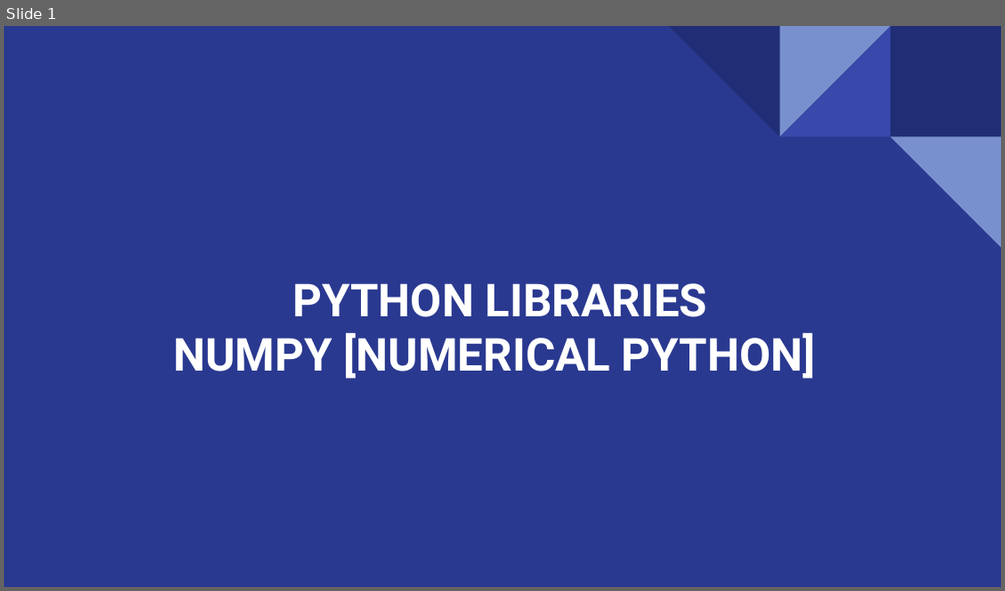
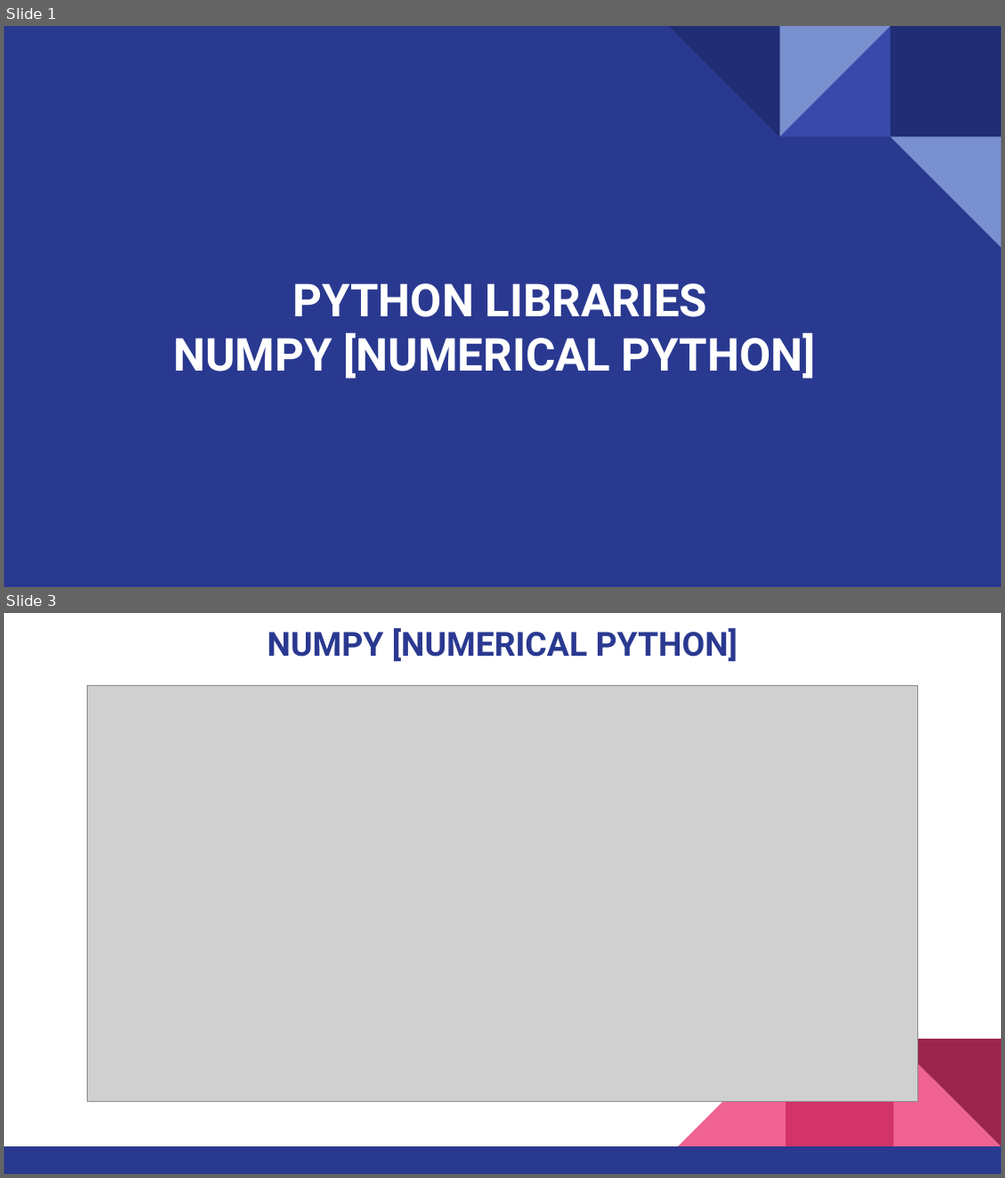
Before and after one commit to NeurocogniAI/ncai-training-program, a slide deck: Week-03/Numpy-Python.pptx. Shown one above the other, each under a label of ours: slide 1 before the commit, slides 1 and 3 after it; the slides between them are not shown. The pictures are 1005x591 and 1005x1178 pixels, drawn with LibreOffice and Linux fonts; fonts in the diff are those of the drawing; grey boxes stand for pictures. Boxes give left, top, right and bottom in pixels: in the first picture for what was removed or moved away, otherwise in the second. Text is boxed around its words. In the diff, an @@ line names an element or a change of style, - is before the commit and + after.

```diff
--- a/Week-03/Numpy-Python.pptx
+++ b/Week-03/Numpy-Python.pptx
@@ slide 3 added at <box>4,613,1001,1174</box>, background #FFFFFF @@
@@ title added at <box>267,628,737,662</box>, 24 pt, text #2A3990, bold @@
+NUMPY [NUMERICAL PYTHON]
@@ picture added at <box>87,686,917,1102</box> @@
@@ group added at <box>4,1038,1001,1174</box>: 3 right triangles, 2 rectangles @@
```
Also in this commit, not shown: 2 slides changed, 11 other slides added, 2 slides removed, 4 other files.
